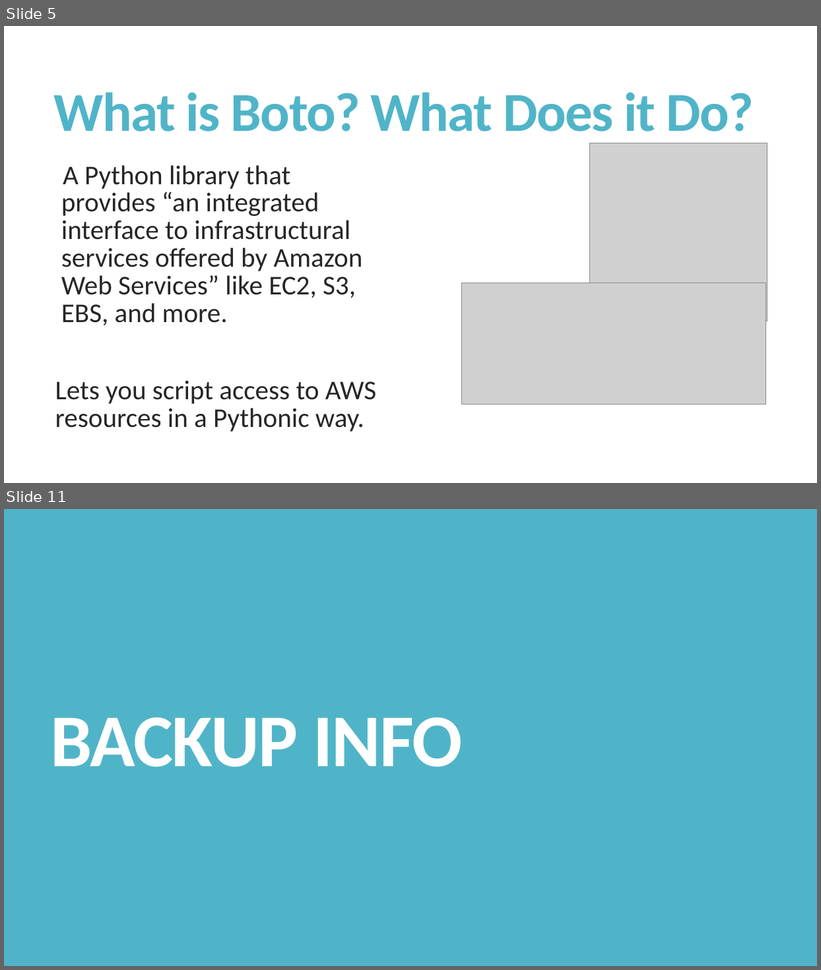
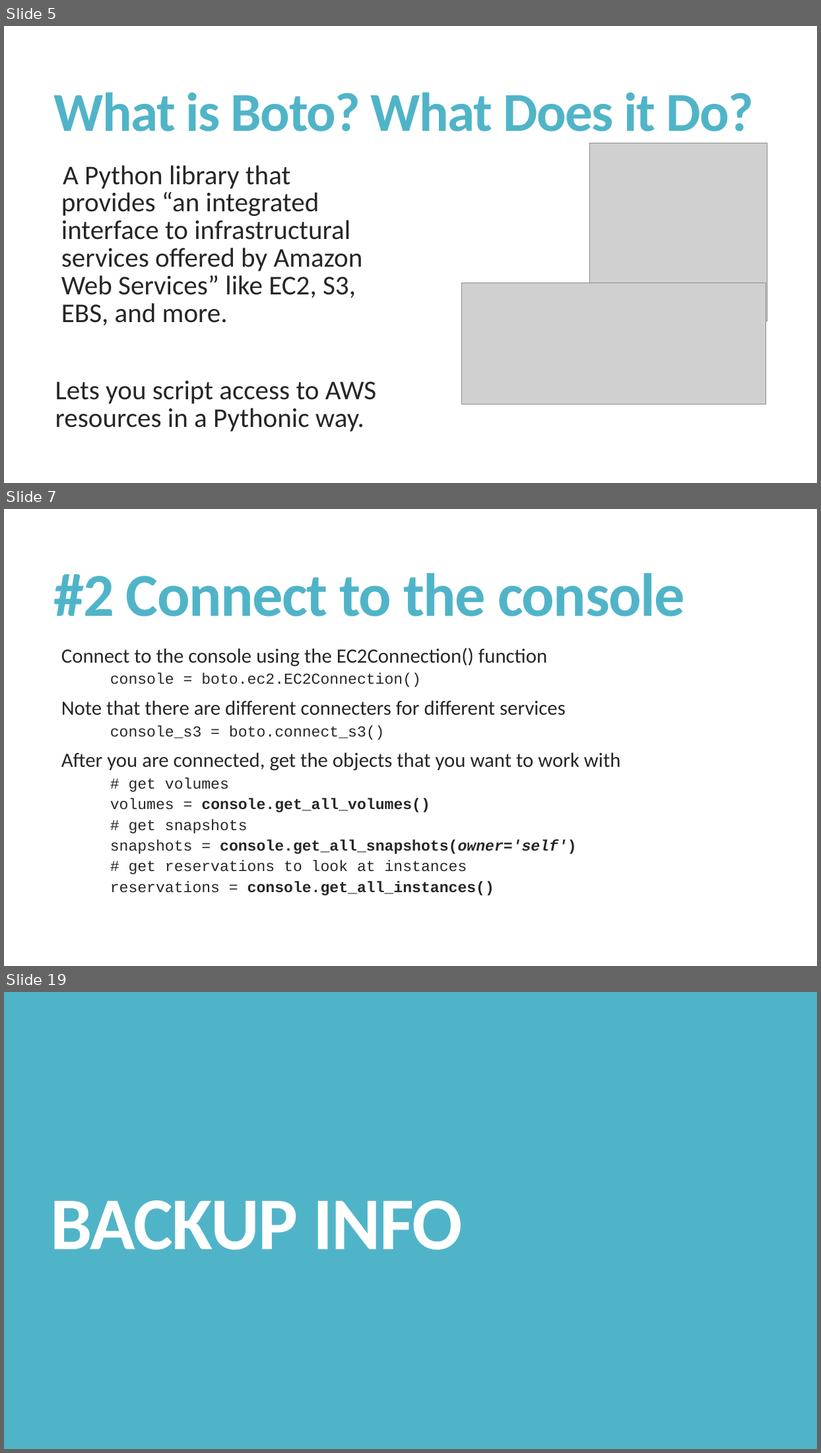
Before and after one commit to managedkaos/aws-scripts, a slide deck: Tips for Automating AWS with Python and Boto.pptx. Shown one above the other, each under a label of ours: slides 5 and 11 before the commit, slides 5, 7 and 19 after it; the slides between them are not shown. The pictures are 821x970 and 821x1453 pixels, drawn with LibreOffice and Linux fonts; fonts in the diff are those of the drawing; grey boxes stand for pictures. Boxes give left, top, right and bottom in pixels: in the first picture for what was removed or moved away, otherwise in the second. Text is boxed around its words. In the diff, an @@ line names an element or a change of style, - is before the commit and + after.

Commit message:
Added case study
Added the case study for creating a volume management script using boto.

```diff
--- a/Tips for Automating AWS with Python and Boto.pptx
+++ b/Tips for Automating AWS with Python and Boto.pptx
@@ slide 7 added at box(4, 509, 817, 966), background #FFFFFF @@
@@ title added at box(54, 573, 685, 617), 72 pt, text #50B4C8, bold @@
+#2 Connect to the console
@@ text added at box(61, 648, 621, 896), 18 pt, text #262626 @@
+  Connect to the console using the EC2Connection() function
+        console = boto.ec2.EC2Connection()
+  Note that there are different connecters for different services
+        console_s3 = boto.connect_s3()
+  After you are connected, get the objects that you want to work with
+        # get volumes
+        volumes = console.get_all_volumes()
+        # get snapshots
+        snapshots = console.get_all_snapshots(owner='self')
+        # get reservations to look at instances
+        reservations = console.get_all_instances()
@@ what was slide 11 is now slide 19 @@
```
Also in this commit, not shown: 2 slides changed, 14 other slides added, 6 slides removed.
